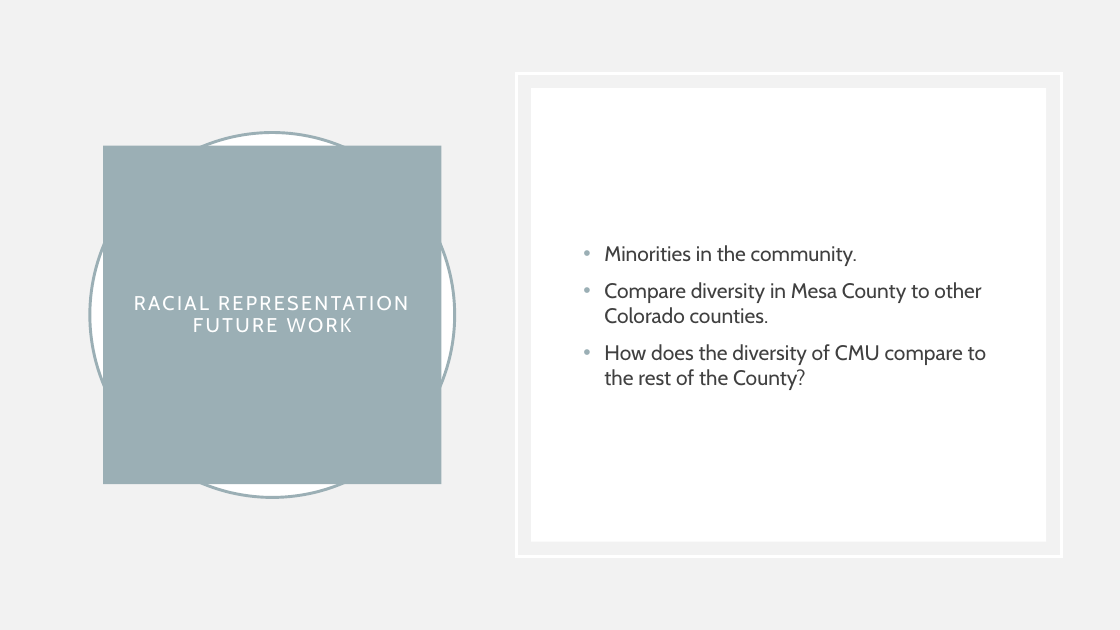
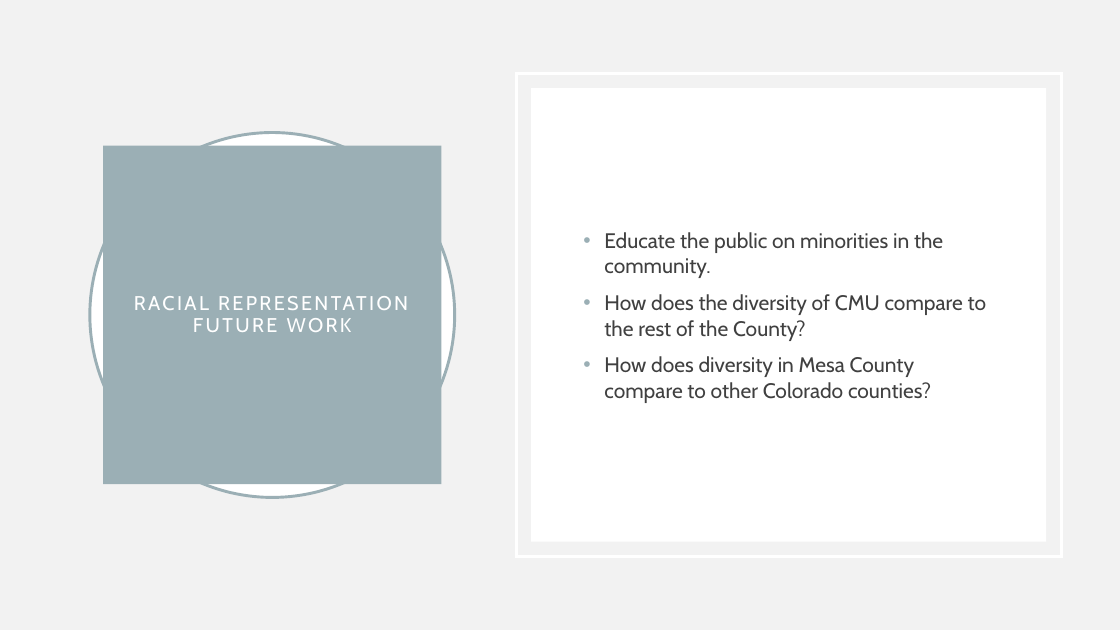
Before and after one commit to kurtisbu/Mesa-County-Data, a slide deck: slide 4 of Intrerview Presentation.pptx. Drawn at 1120x630 pixels with LibreOffice and Linux fonts; fonts in the diff are those of the drawing. Boxes give left, top, right and bottom in pixels: in the first picture for what was removed or moved away, otherwise in the second. Text is boxed around its words. In the diff, an @@ line names an element or a change of style, - is before the commit and + after.

```diff
--- a/Intrerview Presentation.pptx
+++ b/Intrerview Presentation.pptx
@@ text at box(604, 232, 943, 278): text changed @@
-• Minorities in the community.
-• Compare diversity in Mesa County to other Colorado counties.
+• Educate the public on minorities in the community.
@@ text at box(604, 356, 931, 403): paragraph added @@
+• How does diversity in Mesa County compare to other Colorado counties?
```
Also in this commit, not shown: 9 other slides changed, 2 other files.
